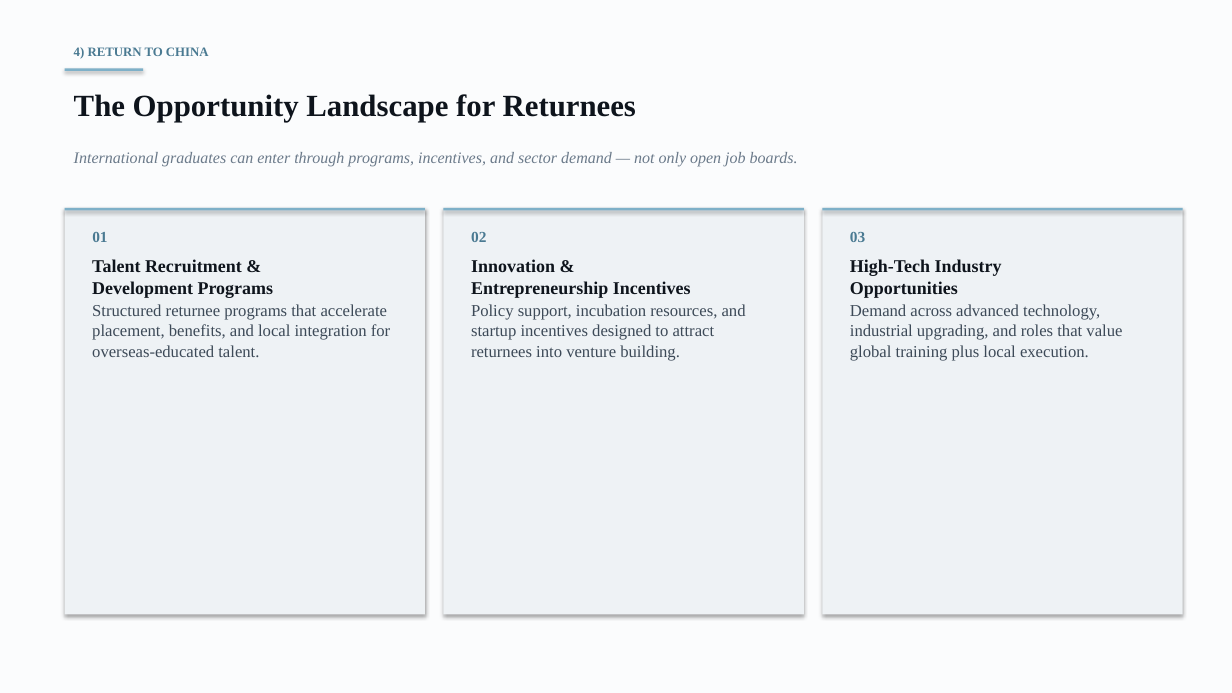
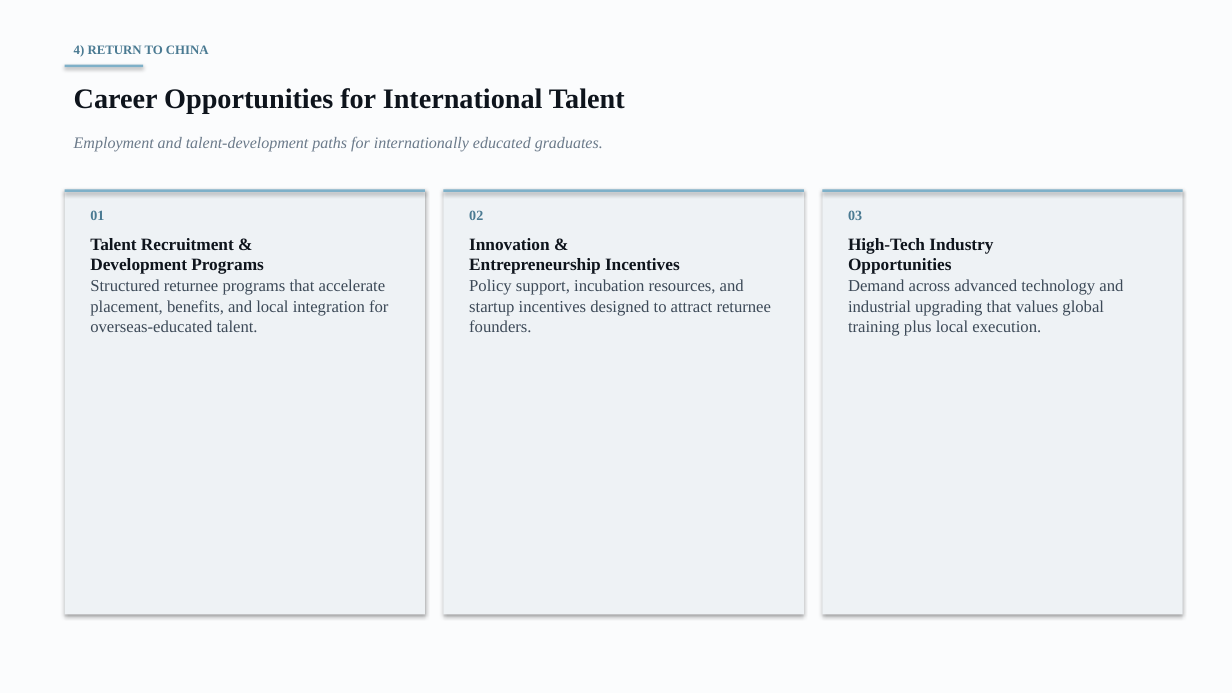
Before and after one commit to anthonyleedu/anthonyleedu, a slide deck: slide 14 of Heliospace_Company_And_Product_Overview.pptx (slide 22 before the commit). Drawn at 1232x693 pixels with LibreOffice and Linux fonts; fonts in the diff are those of the drawing. Boxes give left, top, right and bottom in pixels: in the first picture for what was removed or moved away, otherwise in the second. Text is boxed around its words. In the diff, an @@ line names an element or a change of style, - is before the commit and + after.

```diff
--- a/Heliospace_Company_And_Product_Overview.pptx
+++ b/Heliospace_Company_And_Product_Overview.pptx
@@ rectangle: place and size @@
-rectangle at [65, 68, 143, 71]
+rectangle at [65, 65, 143, 67]
@@ text added at [74, 88, 625, 113], 22 pt, text #0E141C, bold @@
+Career Opportunities for International Talent
@@ text removed at [74, 94, 636, 122] @@
-The Opportunity Landscape for Returnees
@@ text added at [74, 137, 603, 152], 12.5 pt, text #6B7A8A, italic @@
+Employment and talent-development paths for internationally educated graduates.
@@ text removed at [74, 152, 798, 167] @@
-International graduates can enter through programs, incentives, and sector demand — not only open job boards.
@@ rectangle: place and size @@
-rectangle at [65, 208, 425, 615]
+rectangle at [65, 189, 425, 615]
@@ text "01": place and size @@
-text "01" at [92, 232, 107, 242]
+text "01" at [90, 210, 104, 220]
@@ rectangle: place and size @@
-rectangle at [444, 208, 804, 615]
+rectangle at [444, 189, 804, 615]
@@ text "02": place and size @@
-text "02" at [471, 232, 486, 242]
+text "02" at [469, 210, 483, 220]
@@ 3 rectangles, 2 texts: place and size @@
-3 rectangles, 2 texts at [65, 208, 1183, 298]
+3 rectangles, 2 texts at [65, 189, 1183, 274]
@@ rectangle: place and size @@
-rectangle at [823, 208, 1183, 615]
+rectangle at [823, 189, 1183, 615]
@@ size 12 to 11 pt in 3 elements at [469, 210, 483, 220], [90, 210, 104, 220], [848, 210, 862, 220] @@
@@ text "03": place and size @@
-text "03" at [850, 232, 865, 242]
+text "03" at [848, 210, 862, 220]
@@ text "Talent Recruitment &": place and size @@
-text "Talent Recruitment &" at [92, 259, 274, 298]
+text "Talent Recruitment &" at [90, 238, 263, 274]
@@ size 14 to 13.5 pt in 3 elements at [469, 238, 680, 274], [90, 238, 263, 274], [848, 238, 993, 274] @@
@@ text "Structured returnee programs that accelerate ...": place and size @@
-text "Structured returnee programs that accelerate ..." at [92, 304, 390, 357]
+text "Structured returnee programs that accelerate ..." at [90, 279, 388, 332]
@@ text at [469, 279, 771, 332]: text changed @@
-Policy support, incubation resources, and startup incentives designed to attract returnees into venture building.
+Policy support, incubation resources, and startup incentives designed to attract returnee founders.
@@ text at [848, 279, 1123, 335]: text changed @@
-Demand across advanced technology, industrial upgrading, and roles that value global training plus local execution.
+Demand across advanced technology and industrial upgrading that values global training plus local execution.
```
Also in this commit, not shown: 12 other slides changed, 7 slides added, 15 slides removed.
